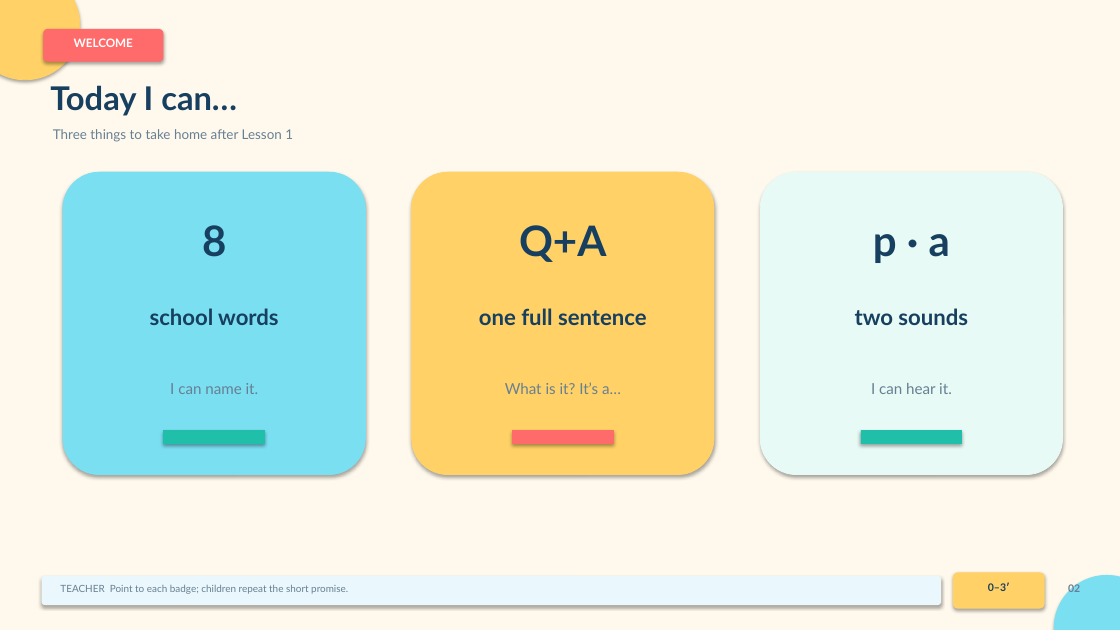
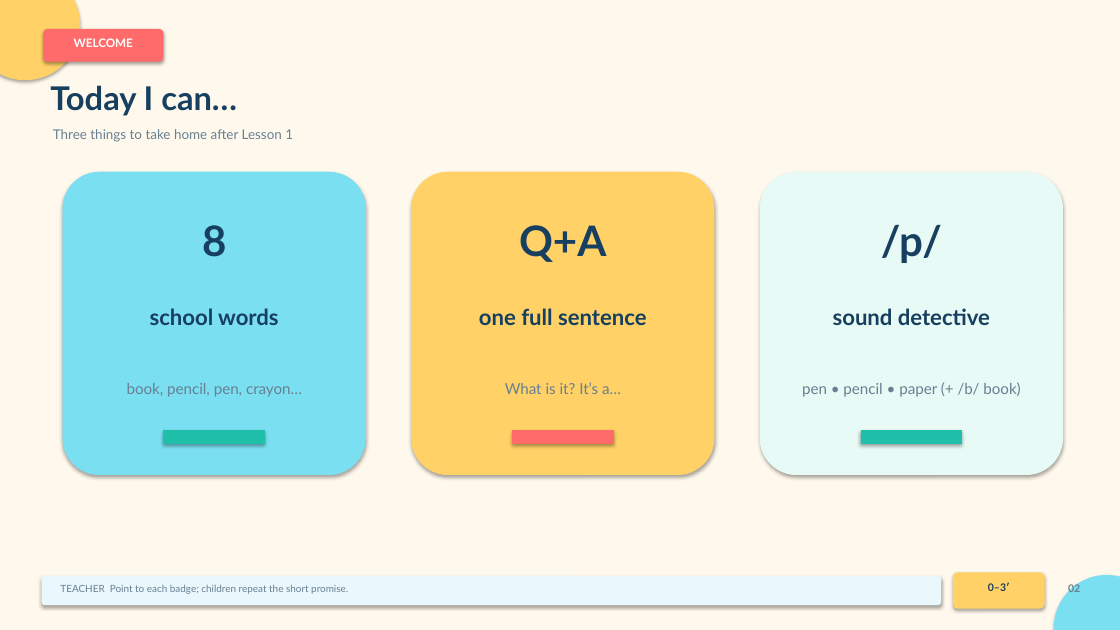
Before and after one commit to earthonliner/EnglishLearner, a slide deck: slide 2 of lesson-plans/our-world-starter-lesson1-my-school.pptx. Drawn at 1120x630 pixels with LibreOffice and Linux fonts; fonts in the diff are those of the drawing. Boxes give left, top, right and bottom in pixels: in the first picture for what was removed or moved away, otherwise in the second. Text is boxed around its words. In the diff, an @@ line names an element or a change of style, - is before the commit and + after.

```diff
--- a/lesson-plans/our-world-starter-lesson1-my-school.pptx
+++ b/lesson-plans/our-world-starter-lesson1-my-school.pptx
@@ text at [881,224,942,263]: text changed @@
-p · a
+/p/
@@ text at [833,308,990,325]: text changed @@
-two sounds
+sound detective
@@ text at [127,383,302,397]: text changed @@
-I can name it.
+book, pencil, pen, crayon…
@@ text at [802,382,1020,397]: text changed @@
-I can hear it.
+pen • pencil • paper (+ /b/ book)
```
Also in this commit, not shown: 18 other slides changed, 4 slides added, 4 slides removed, 3 other files.
